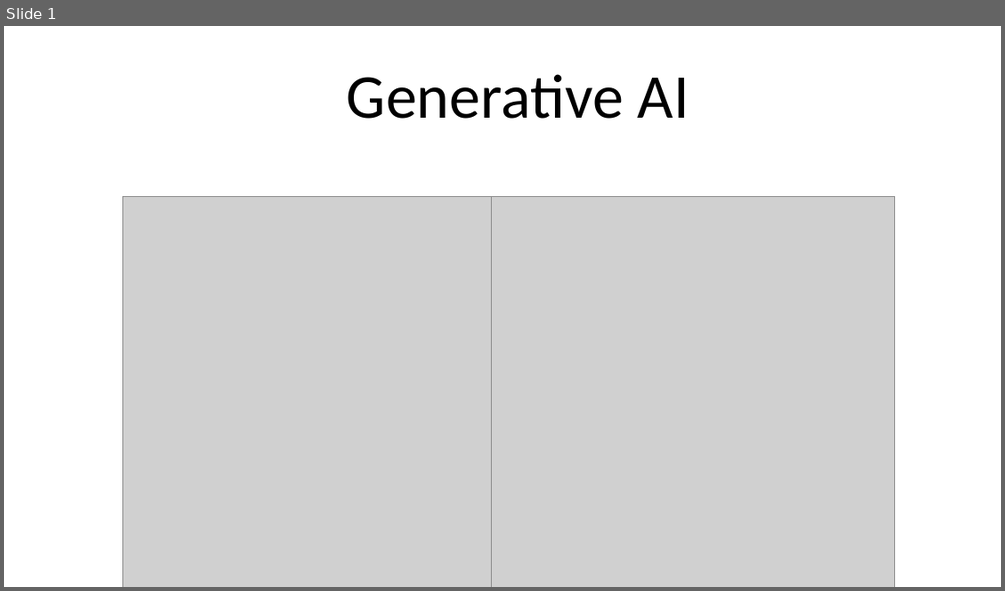
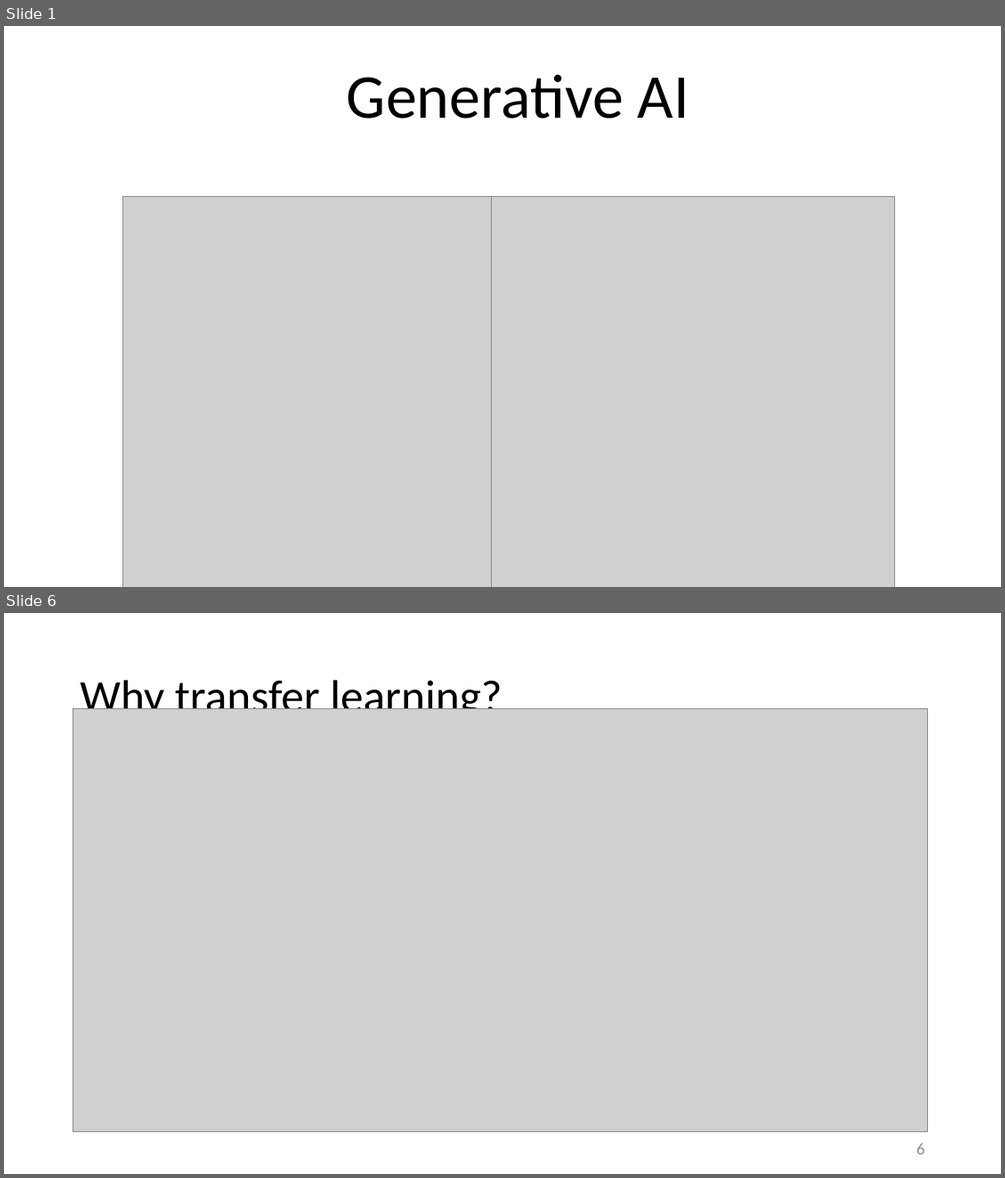
Before and after one commit to motazsaad/NLP-Seminar, a slide deck: slides/LLMs/Transfer learning (finetunning).pptx. Shown one above the other, each under a label of ours: slide 1 before the commit, slides 1 and 6 after it; the slides between them are not shown. The pictures are 1005x591 and 1005x1178 pixels, drawn with LibreOffice and Linux fonts; fonts in the diff are those of the drawing; grey boxes stand for pictures. Boxes give left, top, right and bottom in pixels: in the first picture for what was removed or moved away, otherwise in the second. Text is boxed around its words. In the diff, an @@ line names an element or a change of style, - is before the commit and + after.

```diff
--- a/slides/LLMs/Transfer learning (finetunning).pptx
+++ b/slides/LLMs/Transfer learning (finetunning).pptx
@@ slide 6 added at [4,613,1001,1174], background #FFFFFF @@
@@ title added at [80,680,502,722], 44 pt, text #000000 @@
+Why transfer learning?
@@ picture added at [73,709,928,1131] @@
@@ page number added at [916,1143,924,1154], 16 pt, text #8C8C8C @@
+6
```
Also in this commit, not shown: 16 other slides added.
